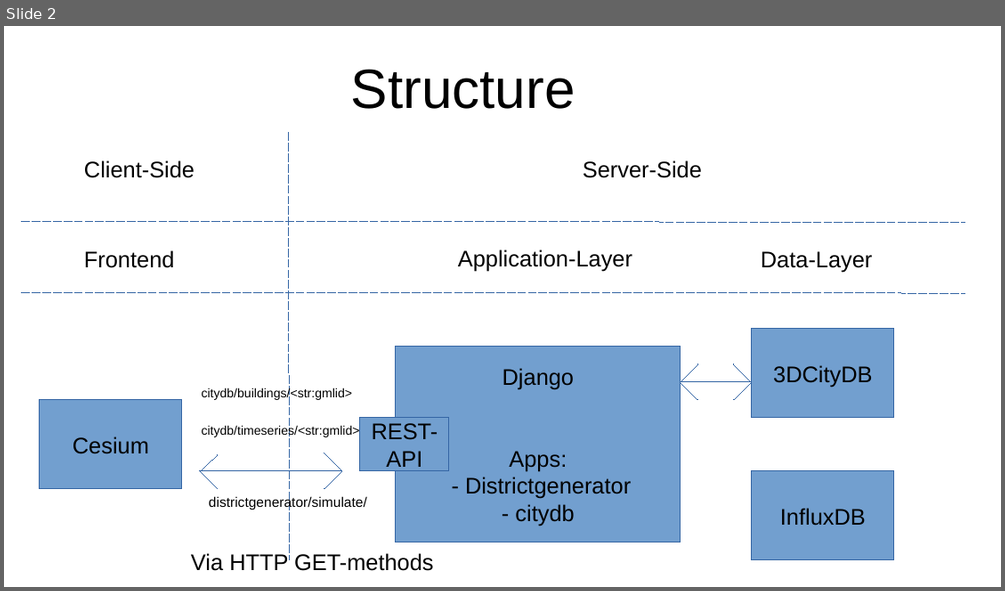
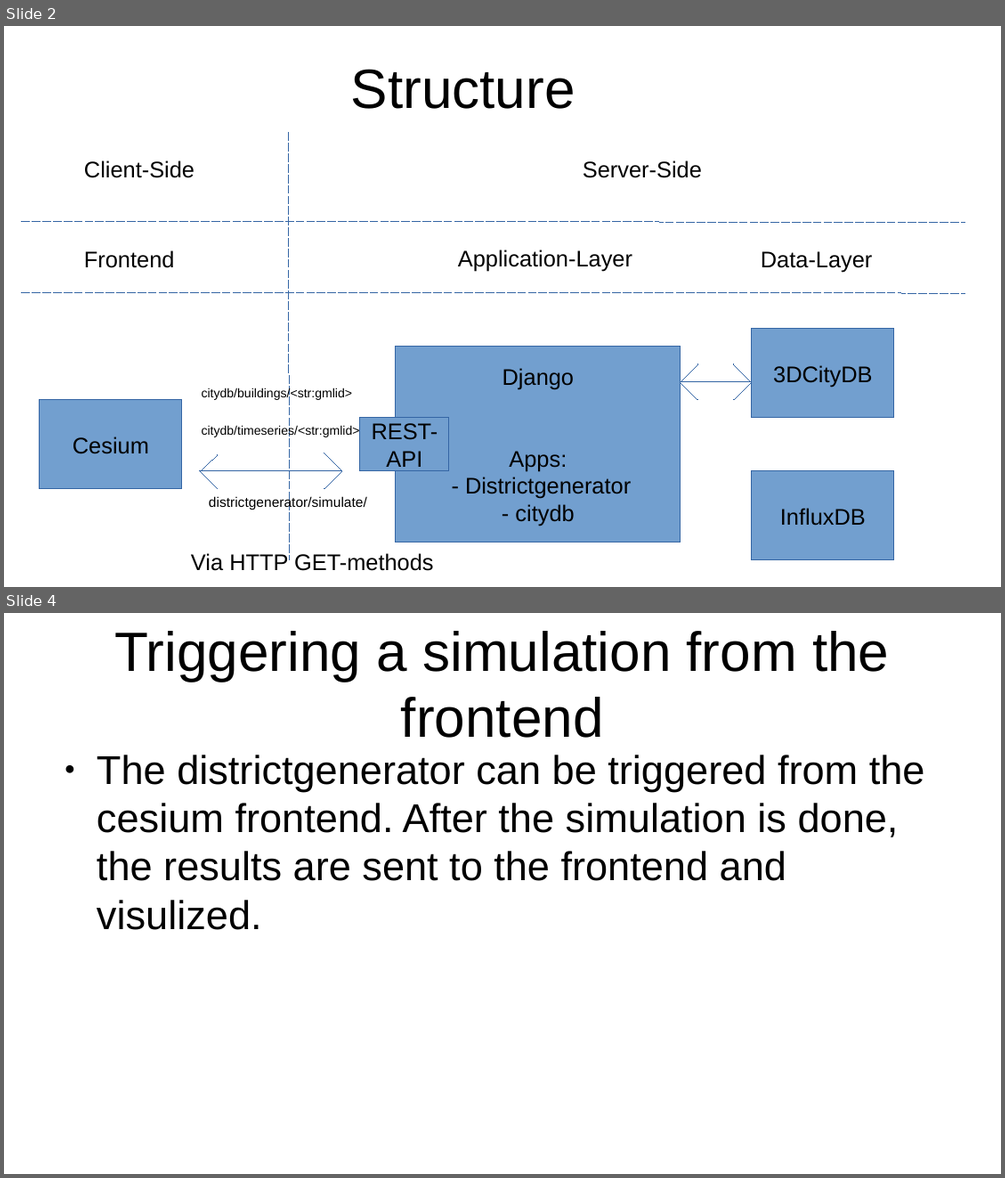
Before and after one commit to TUB-DVG/djangoCesium, a slide deck: doc/generalPresenation.odp. Shown one above the other, each under a label of ours: slide 2 before the commit, slides 2 and 4 after it; the slides between them are not shown. The pictures are 1005x591 and 1005x1178 pixels, drawn with LibreOffice and Linux fonts; fonts in the diff are those of the drawing. Boxes give left, top, right and bottom in pixels: in the first picture for what was removed or moved away, otherwise in the second. Text is boxed around its words. In the diff, an @@ line names an element or a change of style, - is before the commit and + after.

```diff
--- a/doc/generalPresenation.odp
+++ b/doc/generalPresenation.odp
@@ slide 4 added at <box>4,613,1001,1174</box>, background #FFFFFF @@
@@ title added at <box>114,631,889,738</box>, 44 pt, text #000000 @@
+Triggering a simulation from the frontend
@@ text added at <box>97,755,925,930</box>, 32 pt, text #000000 @@
+● The districtgenerator can be triggered from the cesium frontend. After the simulation is done, the results are sent to the frontend and visulized.
```
Also in this commit, not shown: 6 other slides added, 9 other files.
